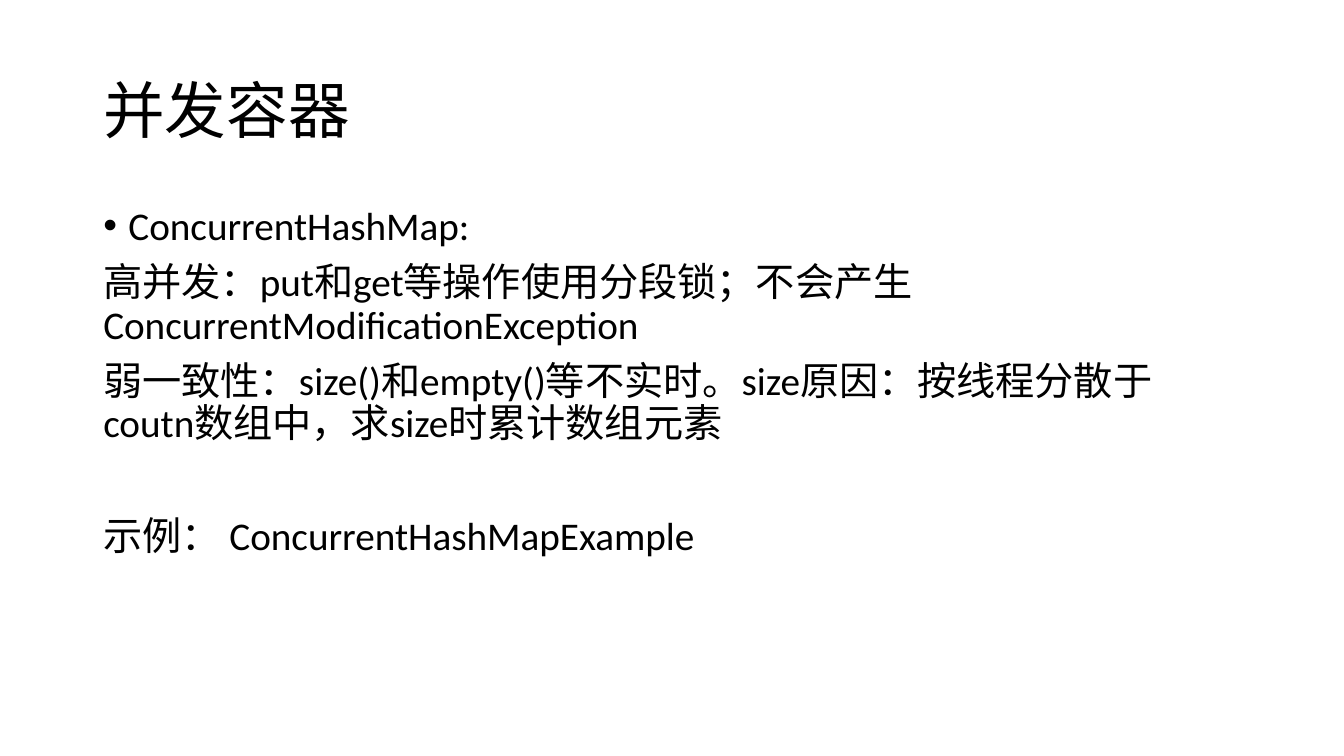
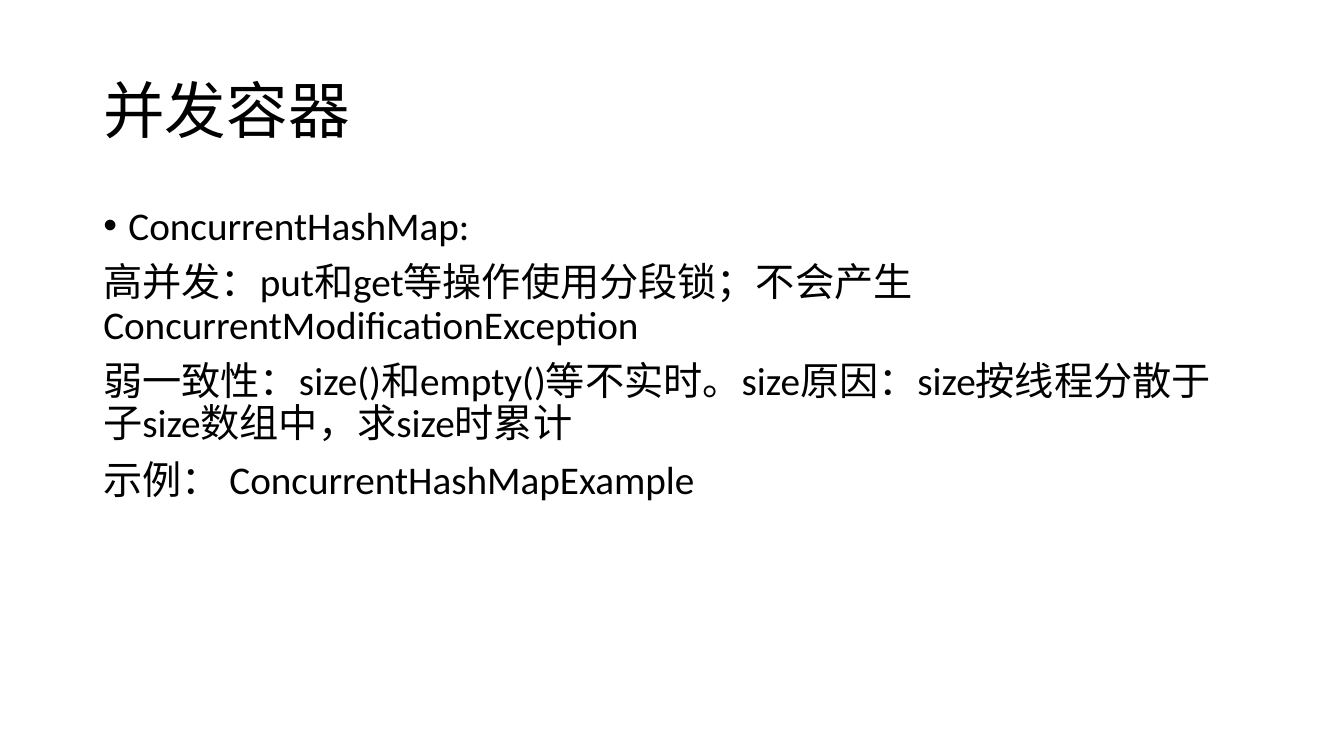
Before and after one commit to GerogeLeon/multithread_demo, a slide deck: slide 28 of JAVA并发编程.pptx. Drawn at 1344x756 pixels with LibreOffice and Linux fonts; fonts in the diff are those of the drawing. Boxes give left, top, right and bottom in pixels: in the first picture for what was removed or moved away, otherwise in the second. Text is boxed around its words. In the diff, an @@ line names an element or a change of style, - is before the commit and + after.

```diff
--- a/JAVA并发编程.pptx
+++ b/JAVA并发编程.pptx
@@ text at <box>103,362,1210,441</box>: text changed @@
-弱一致性：size()和empty()等不实时。size原因：按线程分散于coutn数组中，求size时累计数组元素
+弱一致性：size()和empty()等不实时。size原因：size按线程分散于子size数组中，求size时累计
```
Also in this commit, not shown: 7 other files.
